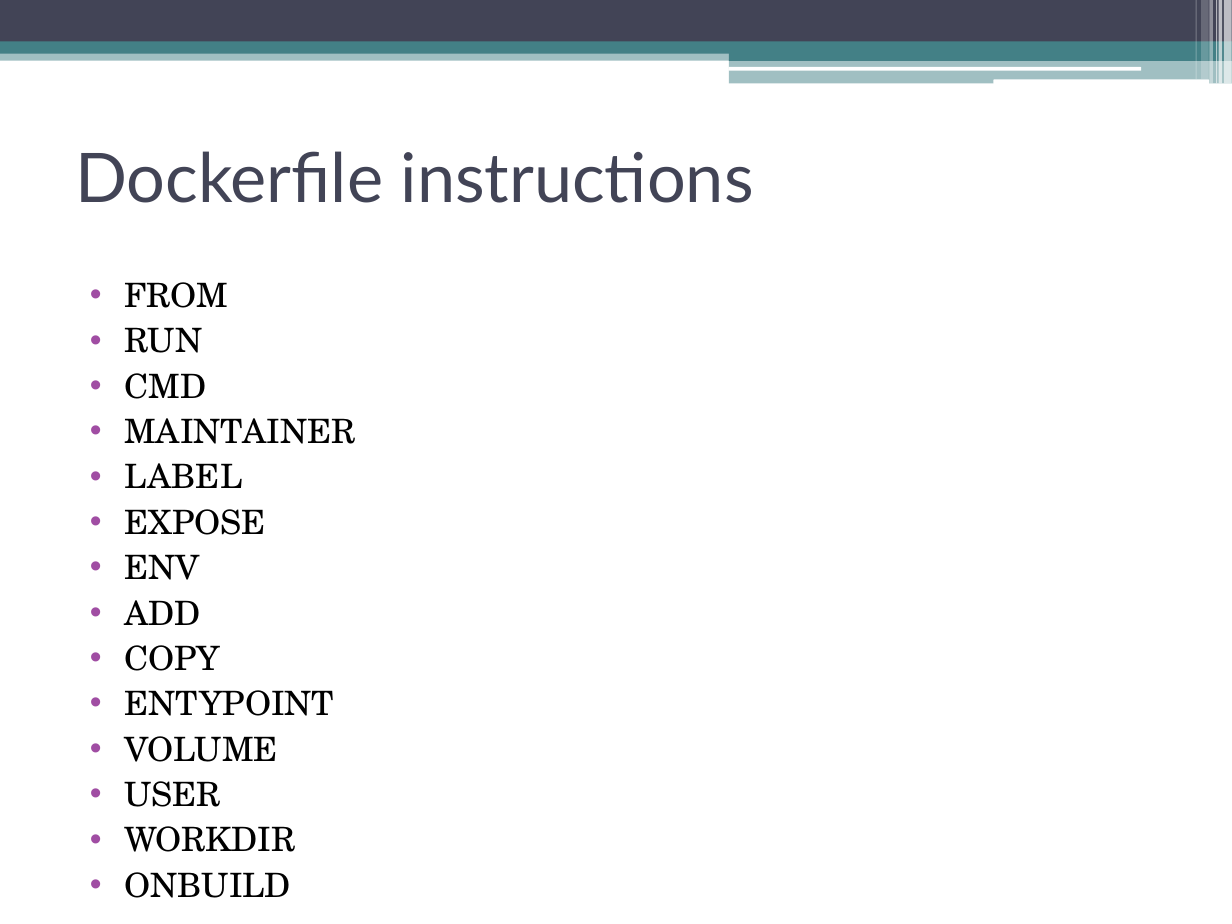
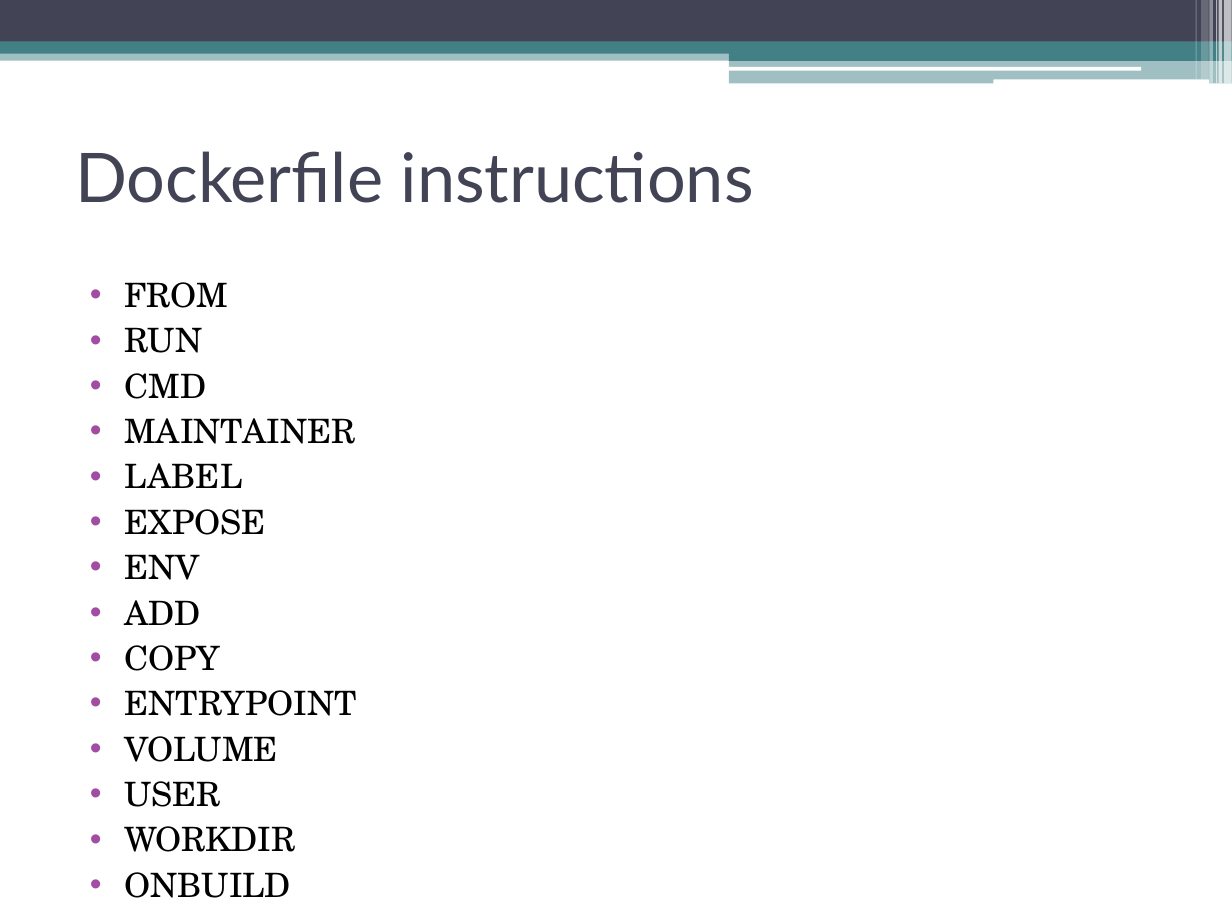
Before and after one commit to venkateshmadala/DevOpsTraining, a slide deck: slide 22 of Docker.pptx (slide 13 before the commit). Drawn at 1232x924 pixels with LibreOffice and Linux fonts; fonts in the diff are those of the drawing. Boxes give left, top, right and bottom in pixels: in the first picture for what was removed or moved away, otherwise in the second. Text is boxed around its words. In the diff, an @@ line names an element or a change of style, - is before the commit and + after.

```diff
--- a/Docker.pptx
+++ b/Docker.pptx
@@ text at (x1=124, y1=690, x2=356, y2=716): text changed @@
-• ENTYPOINT
+• ENTRYPOINT
```
Also in this commit, not shown: 5 slides added, 4 other files.
